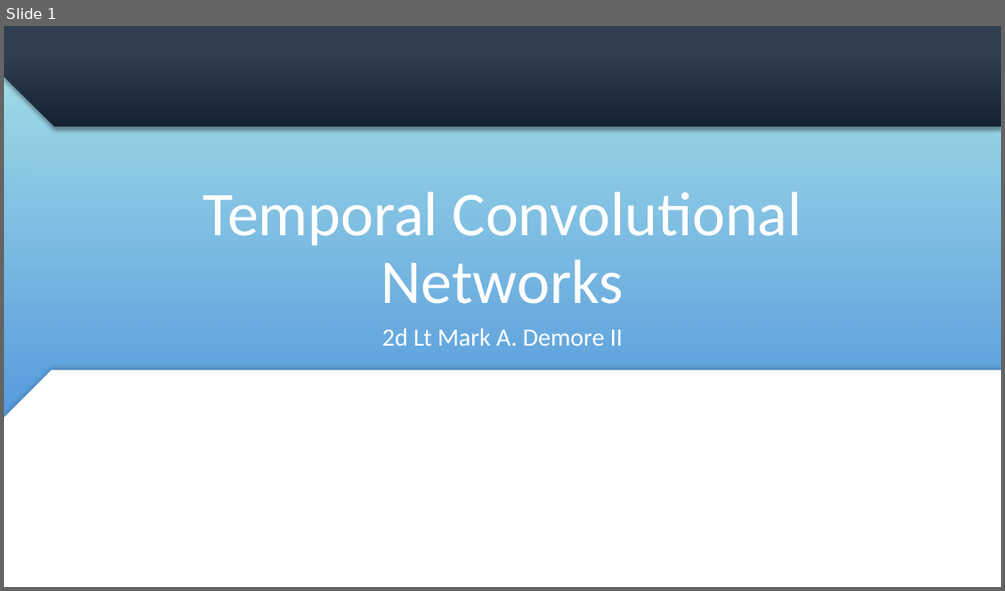
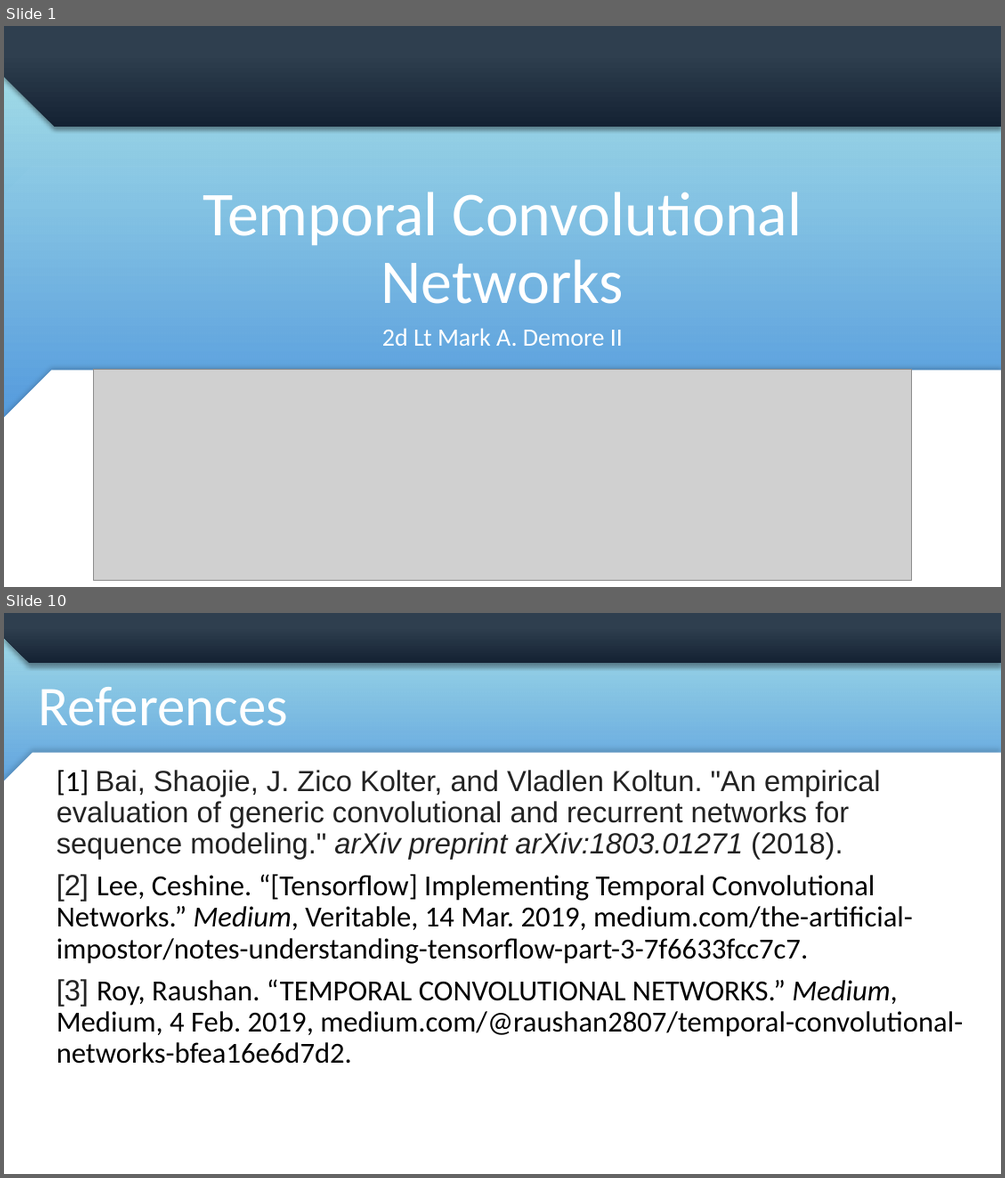
Before and after one commit to mdemore2/CSCE823, a slide deck: Student Lecture/Demore_TCN_Lecture.pptx. Shown one above the other, each under a label of ours: slide 1 before the commit, slides 1 and 10 after it; the slides between them are not shown. The pictures are 1005x591 and 1005x1178 pixels, drawn with LibreOffice and Linux fonts; fonts in the diff are those of the drawing; grey boxes stand for pictures; background and template pictures are left out; a plain dark background stands for a picture behind light text. Boxes give left, top, right and bottom in pixels: in the first picture for what was removed or moved away, otherwise in the second. Text is boxed around its words. In the diff, an @@ line names an element or a change of style, - is before the commit and + after.

```diff
--- a/Student Lecture/Demore_TCN_Lecture.pptx
+++ b/Student Lecture/Demore_TCN_Lecture.pptx
@@ slide 10 added at box(4, 613, 1001, 1174), background picture (left out); not listed: 4 template elements that a slide beside it also shows @@
@@ title added at box(38, 687, 288, 726), 54 pt, text #FFFFFF @@
+References
@@ text added at box(57, 770, 963, 1063), 28 pt, text #000000 @@
+[1] Bai, Shaojie, J. Zico Kolter, and Vladlen Koltun. "An empirical evaluation of generic convolutional and recurrent networks for sequence modeling." arXiv preprint arXiv:1803.01271 (2018).
+[2] Lee, Ceshine. “[Tensorflow] Implementing Temporal Convolutional Networks.” Medium, Veritable, 14 Mar. 2019, medium.com/the-artificial-impostor/notes-understanding-tensorflow-part-3-7f6633fcc7c7.
+[3] Roy, Raushan. “TEMPORAL CONVOLUTIONAL NETWORKS.” Medium, Medium, 4 Feb. 2019, medium.com/@raushan2807/temporal-convolutional-networks-bfea16e6d7d2.
@@ slide 1 changed as well @@
@@ picture added at box(94, 370, 912, 580) @@
```
Also in this commit, not shown: 1 other slide changed, 8 other slides added.
